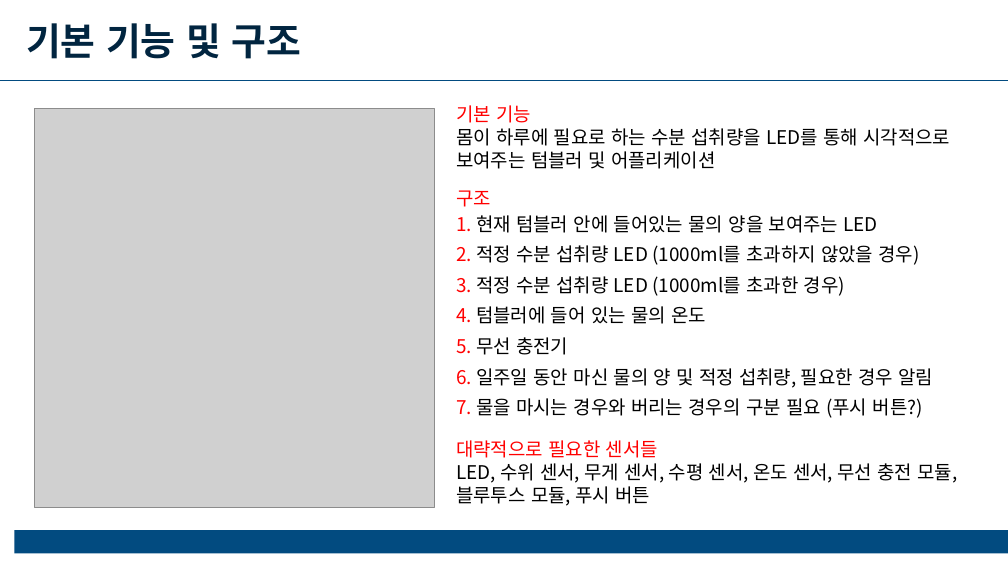
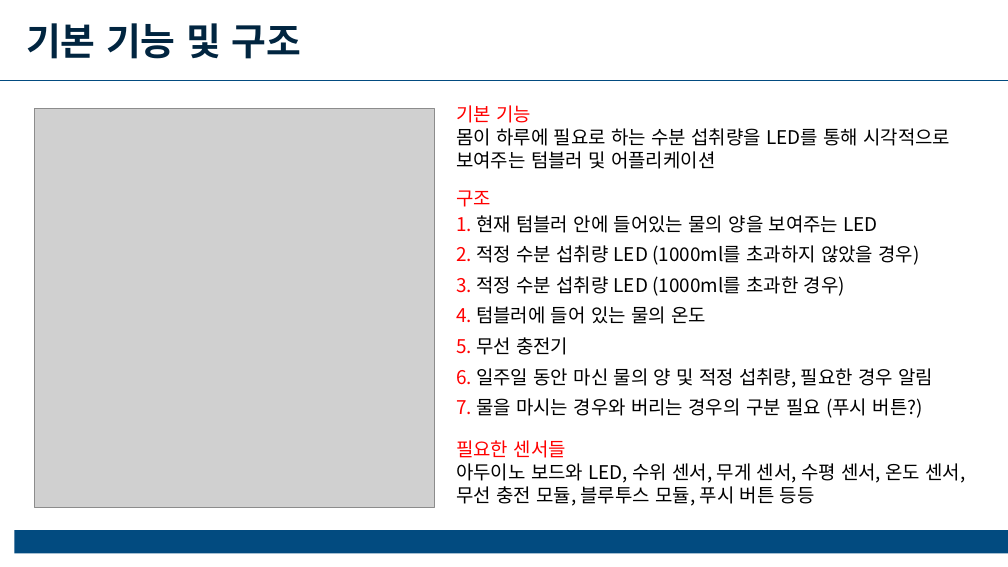
Before and after one commit to jongbeomkim/SmartTumbler, a slide deck: slide 2 of 스마트 텀블러 발표용 PPT.pptx. Drawn at 1008x567 pixels with LibreOffice and Linux fonts; fonts in the diff are those of the drawing; grey boxes stand for pictures. Boxes give left, top, right and bottom in pixels: in the first picture for what was removed or moved away, otherwise in the second. Text is boxed around its words. In the diff, an @@ line names an element or a change of style, - is before the commit and + after.

```diff
--- a/스마트 텀블러 발표용 PPT.pptx
+++ b/스마트 텀블러 발표용 PPT.pptx
@@ text at box(456, 440, 965, 506): text changed @@
-대략적으로 필요한 센서들
-LED, 수위 센서, 무게 센서, 수평 센서, 온도 센서, 무선 충전 모듈, 블루투스 모듈, 푸시 버튼
+필요한 센서들
+아두이노 보드와 LED, 수위 센서, 무게 센서, 수평 센서, 온도 센서, 무선 충전 모듈, 블루투스 모듈, 푸시 버튼 등등
```
Also in this commit, not shown: 1 other slide changed.
